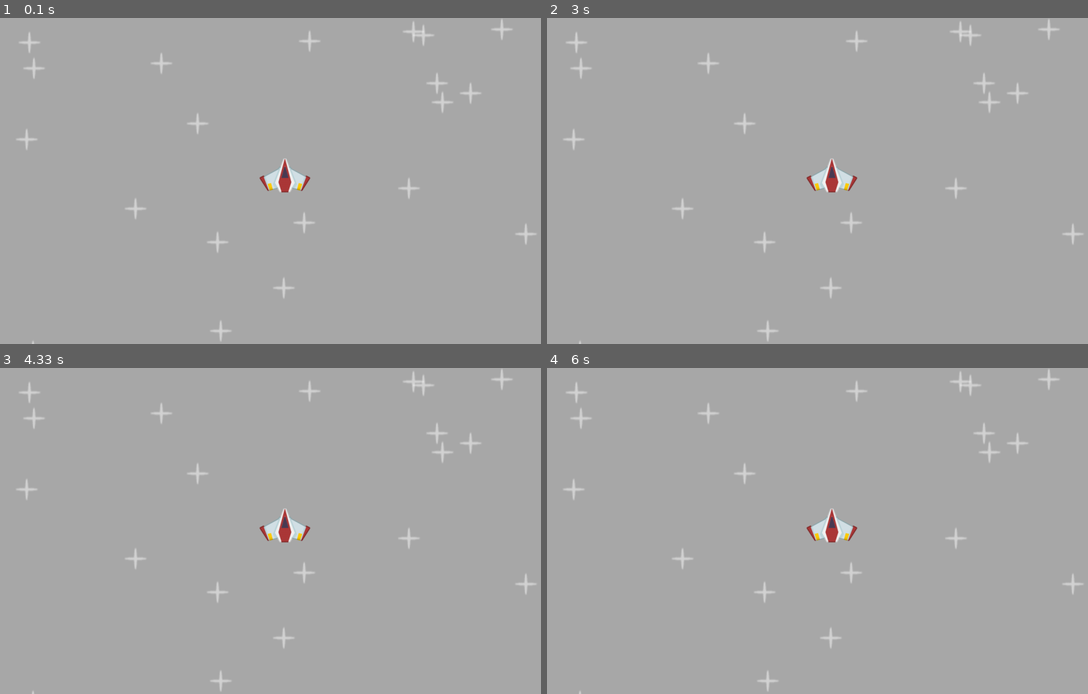
Above: before the commit, frames 1-4 (two rows, left to right).
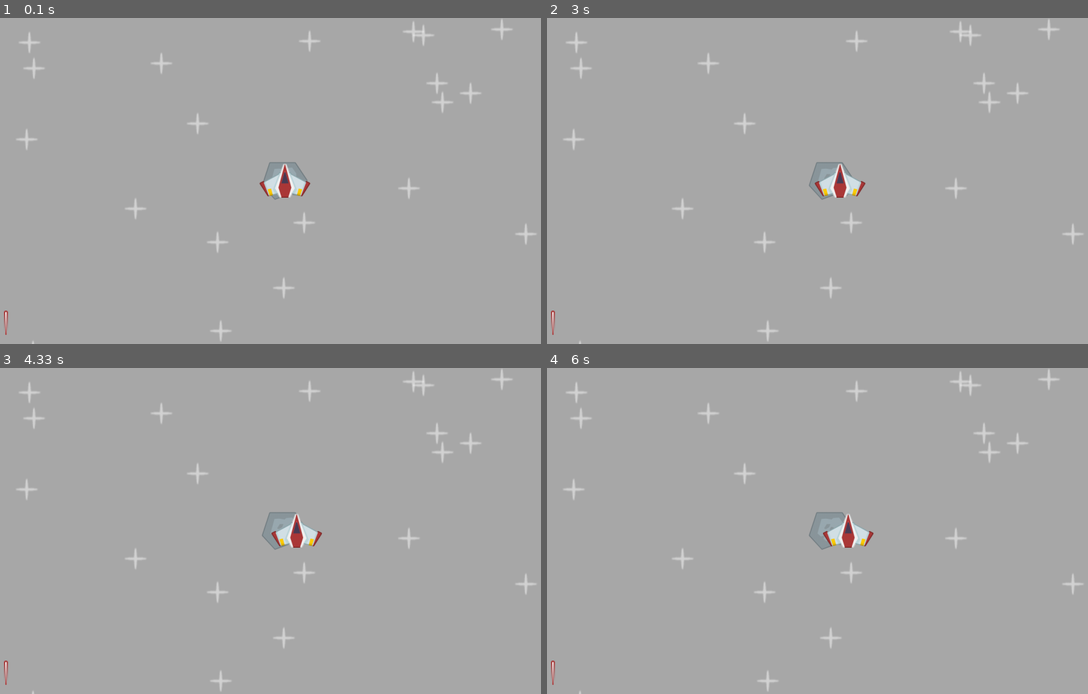
Above: after the commit, the same moments.

Repository: nicolasorobia/PyGame-Tutorials
Game: pygame game, started from space shooter/code/main.py
Two runs of this game, one before a commit and one after it. Both use one fixed random seed, a clock stepped at 60 frames per second and the inputs below.
Inputs:
- Up to frame 1 (0.1 s): no input
- Up to frame 2 (3 s): no input
- Up to frame 3 (4.33 s): no input
- Up to frame 4 (6 s): no input

The runs differ from the first frame. In frame 1, 0.7% of the frame differs, in the area x 0-58%, y 43-98%; in frame 2, 0.8%; in frame 3, 0.9%; in frame 4, 1.0%, in the area x 0-61%, y 43-98%.

Commit message:
refactor: reorganize player, meteor, and laser surface initialization

Diff:
--- a/space shooter/code/main.py
+++ b/space shooter/code/main.py
@@ -16,8 +16,16 @@
 
 # importing an image
 player_surf = pygame.image.load(join('images', 'player.png')).convert_alpha()
+player_rect = player_surf.get_frect(center = (WINDOW_WIDTH / 2, WINDOW_HEIGHT / 2))
+
 star_surf = pygame.image.load(join('images', 'star.png')).convert_alpha()
 star_positions = [(randint(0, WINDOW_WIDTH), randint(0, WINDOW_HEIGHT) ) for _ in range(20)]
+
+meteor_surf = pygame.image.load(join('images', 'meteor.png')).convert_alpha()
+meteor_rect = meteor_surf.get_frect(center = (WINDOW_WIDTH / 2, WINDOW_HEIGHT / 2))
+
+laser_surf = pygame.image.load(join('images', 'laser.png')).convert_alpha()
+laser_rect = laser_surf.get_frect(bottomleft = (WINDOW_WIDTH - 1260, WINDOW_HEIGHT - 20))
 
 while running:
     # event loop
@@ -26,12 +34,20 @@
             running = False
 
     display_surface.fill('darkgray')
-    display_surface.blit(player_surf, ((1280/2) - (player_surf.get_width()/2), 310))
+
+    display_surface.blit(meteor_surf, meteor_rect)
+
+    display_surface.blit(laser_surf, laser_rect)
 
     # place 20 stars surfaces randomly
     for pos in star_positions:
         display_surface.blit(star_surf, pos)
 
+    if player_rect.right < WINDOW_WIDTH:
+        player_rect.left += .1
+    display_surface.blit(player_surf, player_rect)
+
+
     pygame.display.update()
 
 pygame.quit()
